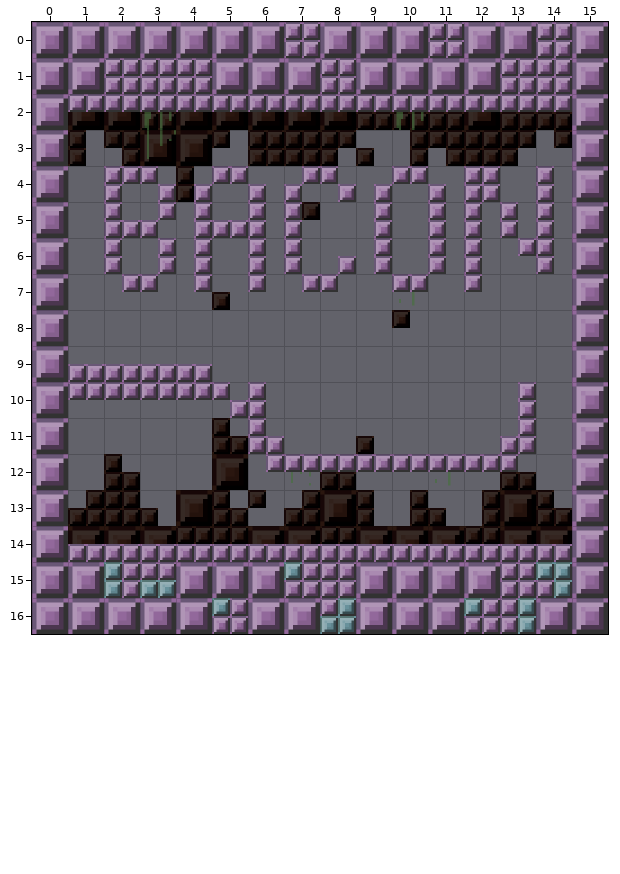
Two versions of a level (Tiled map, Demo/assets/maps/24.tmx). Above is the file before it was changed.
Cells are 64x64 px. Shown: x 0..15, y 0..16.
The same view after the edit:
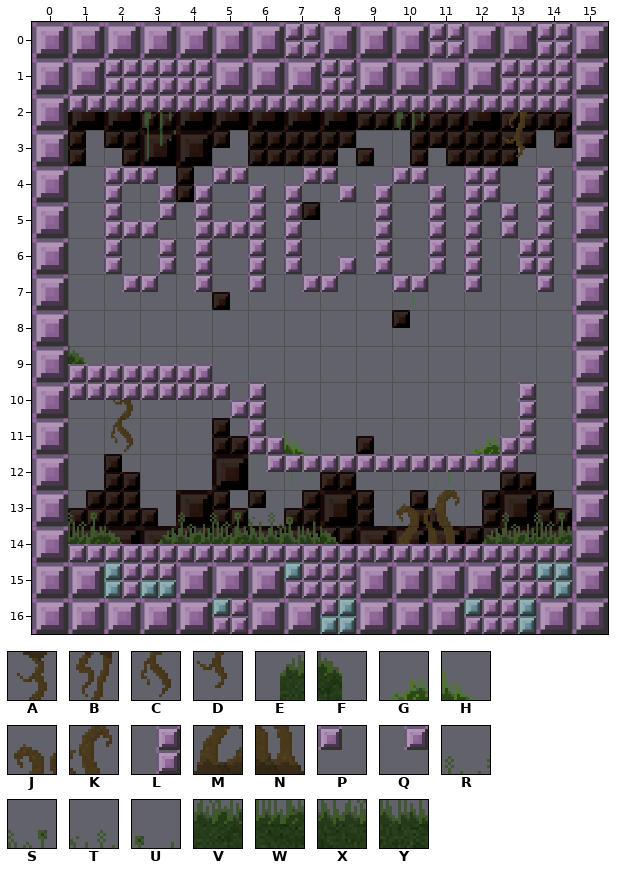
Key: from "large": A 12, B 13, C 26, D 27, E 38, F 39, G 40, H 41, J 53, K 54, L 63, M 67, N 68, P 71, Q 72, R 80, S 81, T 82, U 83, V 94, W 95, X 96, Y 97.
_ is an empty cell.
Tiles replaced or removed in this view: Q.
The edit:
Changed rows in their new state; . is an unchanged cell.
Layer "detail":
first column x 13:
 2 B
 3 D
first column x 1:
 9 F.............
10 .A............
11 .C....H....G..
13 S..RSTU..JK.RS
14 WFEVWXYF.MNEVW
Layer "Blocks":
first column x 13:
 6 L.
 7 .P
